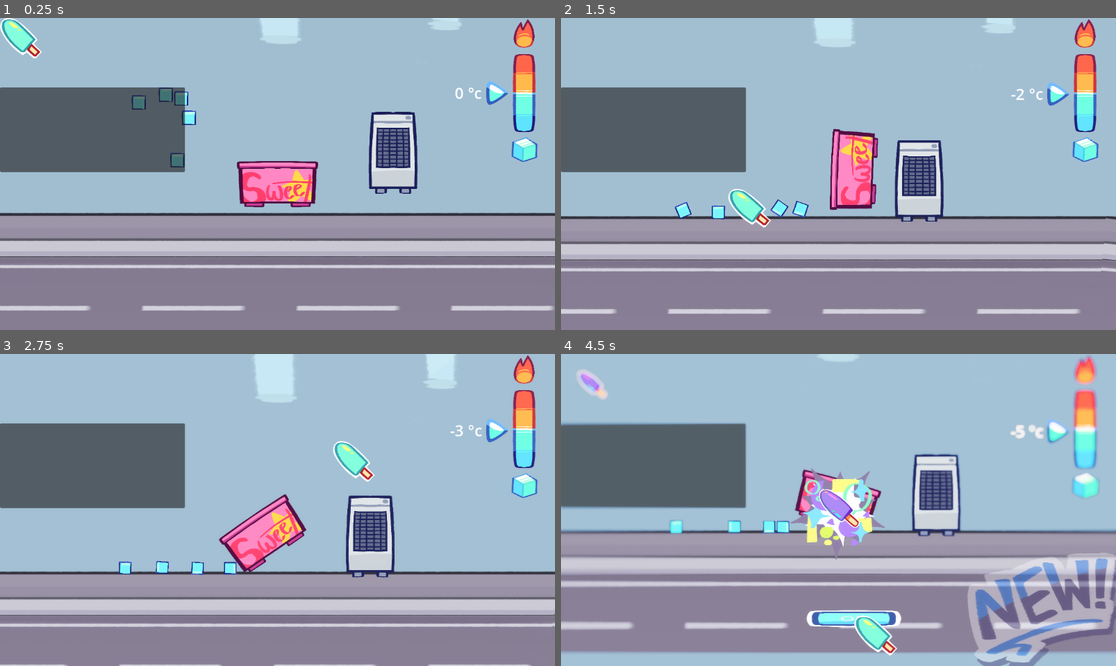
Above: before the commit, frames 1-4 (two rows, left to right).
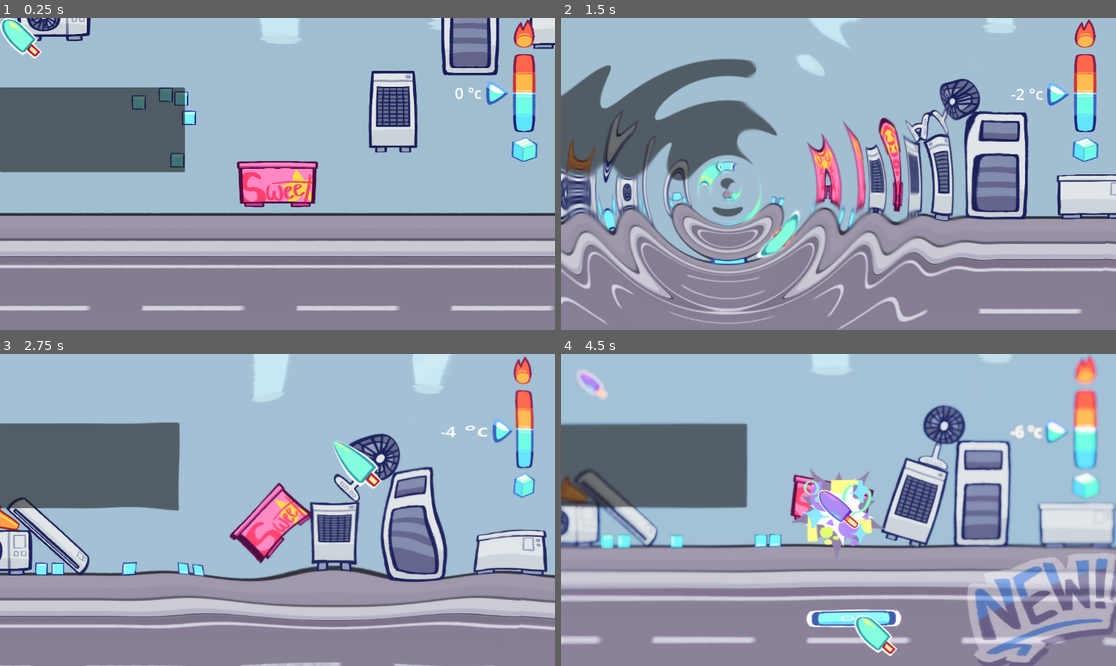
Above: after the commit, the same moments.

Repository: GuyShinto/MagicIceCreamSummer2024
Game: Godot game, scene res://scenes/map.tscn
The game is run twice, just before and just after one commit, with the same random seed, the same clock (stepped at 60 frames per second) and the same inputs.
Inputs (mouse positions are in pixels of both pictures, inside the frame that each line leads up to):
- Up to frame 1 (0.25 s): no input
- Up to frame 2 (1.5 s): tap Enter at 0.5 s; move the mouse to (960, 158) at 0.52 s; press the mouse at (960, 158) at 0.53 s; hold D (right) 0.53-1.28 s; move the mouse to (727, 189) at 1.27 s; release the mouse at (727, 189) at 1.28 s; hold A (left) from 1.28 s (still down); click (727, 189) at 1.35 s
- Up to frame 3 (2.75 s): move the mouse to (333, 441) at 2.02 s; release A (left) at 2.03 s; hold D (right) from 2.03 s (still down); hold Mouse wheel down (left_wheel) from 2.03 s (still down); click (333, 441) at 2.3 s
- Up to frame 4 (4.5 s): move the mouse to (810, 572) at 2.77 s; release Mouse wheel down (left_wheel) at 2.78 s; right-click (810, 572) at 2.85 s; click (810, 572) at 3.05 s; move the mouse to (1005, 556) at 3.52 s; release D (right) at 3.53 s; hold A (left) 3.53-4.25 s; hold Mouse wheel up (right_wheel) 3.53-4.25 s; click (1005, 556) at 3.8 s; click "OK" at 4.25 s

The runs differ from the first frame. In frame 1, 6.2% of the frame differs, in the area x 3-100%, y 0-57%; in frame 2, 30%; in frame 3, 21%; in frame 4, 33%, in the area x 0-100%, y 0-100%.

Commit message:
9

Diff:
--- a/project.godot
+++ b/project.godot
@@ -19,6 +19,7 @@
 
 Global="*res://scripts/global.gd"
 Postprocess="*res://scenes/postprocess.tscn"
+Effects="*res://scenes/effects.tscn"
 
 [input]
 
--- /dev/null
+++ b/scenes/components/wet.tscn
@@ -0,0 +1,6 @@
+[gd_scene load_steps=2 format=3 uid="uid://bp85tna1yoxlo"]
+
+[ext_resource type="Script" path="res://scripts/wet.gd" id="1_5fddg"]
+
+[node name="wet" type="Marker2D"]
+script = ExtResource("1_5fddg")
--- /dev/null
+++ b/scenes/effects.tscn
@@ -0,0 +1,32 @@
+[gd_scene load_steps=4 format=3 uid="uid://bn4pmf4261f6f"]
+
+[ext_resource type="Script" path="res://scripts/effects.gd" id="1_x07lh"]
+[ext_resource type="Shader" path="res://shaders/ripple.gdshader" id="2_avbm3"]
+
+[sub_resource type="ShaderMaterial" id="ShaderMaterial_u8tut"]
+shader = ExtResource("2_avbm3")
+shader_parameter/timescale = 0.5
+shader_parameter/power = 2.0
+shader_parameter/time = 0.0
+shader_parameter/fade = 0.0
+shader_parameter/local = null
+
+[node name="effects" type="CanvasLayer"]
+layer = 10
+script = ExtResource("1_x07lh")
+
+[node name="screen" type="ColorRect" parent="."]
+process_mode = 3
+material = SubResource("ShaderMaterial_u8tut")
+anchors_preset = 8
+anchor_left = 0.5
+anchor_top = 0.5
+anchor_right = 0.5
+anchor_bottom = 0.5
+offset_left = -1172.0
+offset_top = -782.0
+offset_right = 1172.0
+offset_bottom = 782.0
+grow_horizontal = 2
+grow_vertical = 2
+mouse_filter = 2
--- a/scenes/map.tscn
+++ b/scenes/map.tscn
@@ -7,9 +7,15 @@
 [ext_resource type="Script" path="res://scripts/player.gd" id="4_i4hf1"]
 [ext_resource type="PackedScene" uid="uid://d0oi5rtre11ta" path="res://scenes/objects/cooly.tscn" id="4_vhmns"]
 [ext_resource type="PackedScene" uid="uid://erup7tk34o2n" path="res://scenes/ui.tscn" id="4_ytiwv"]
+[ext_resource type="PackedScene" uid="uid://d3pnps10m85uf" path="res://scenes/objects/vibe.tscn" id="5_jc3pp"]
 [ext_resource type="Texture2D" uid="uid://bctqsbb2cstwy" path="res://artwork/player_shell.png" id="5_nqpcx"]
+[ext_resource type="PackedScene" uid="uid://bah7dxaijttc2" path="res://scenes/objects/fridge.tscn" id="6_t0a4k"]
+[ext_resource type="PackedScene" uid="uid://cevnly25jko6q" path="res://scenes/objects/freeze.tscn" id="7_rh7mv"]
+[ext_resource type="PackedScene" uid="uid://c4h0n5vu6g1xl" path="res://scenes/objects/cone.tscn" id="8_2iofa"]
 [ext_resource type="Texture2D" uid="uid://dd5vqs2e5cc2y" path="res://artwork/background_parallax2.png" id="9_b60b1"]
+[ext_resource type="PackedScene" uid="uid://by2hv8lkjqboj" path="res://scenes/objects/fan.tscn" id="9_f4w5i"]
 [ext_resource type="Texture2D" uid="uid://bc1n8xxrfhku7" path="res://artwork/background_parallax1.png" id="9_sh8ua"]
+[ext_resource type="PackedScene" uid="uid://oid37qewiy1t" path="res://scenes/objects/air.tscn" id="10_5mtvr"]
 [ext_resource type="Texture2D" uid="uid://duiqwbvqup48v" path="res://artwork/background_parallax_lower.png" id="10_h54iy"]
 [ext_resource type="Script" path="res://scripts/mouse_local.gd" id="12_ou6y3"]
 
@@ -91,6 +97,24 @@
 [node name="cooly" parent="objects" instance=ExtResource("4_vhmns")]
 position = Vector2(240, -64)
 
+[node name="vibe" parent="objects" instance=ExtResource("5_jc3pp")]
+position = Vector2(-464, -296)
+
+[node name="fridge" parent="objects" instance=ExtResource("6_t0a4k")]
+position = Vector2(400, -224)
+
+[node name="freeze" parent="objects" instance=ExtResource("7_rh7mv")]
+position = Vector2(600, -280)
+
+[node name="cone" parent="objects" instance=ExtResource("8_2iofa")]
+position = Vector2(-504, -424)
+
+[node name="fan" parent="objects" instance=ExtResource("9_f4w5i")]
+position = Vector2(240, -360)
+
+[node name="air" parent="objects" instance=ExtResource("10_5mtvr")]
+position = Vector2(-368, -464)
+
 [node name="players" type="Node2D" parent="."]
 
 [node name="player" type="RigidBody2D" parent="players" groups=["player"]]
--- /dev/null
+++ b/scenes/objects/air.tscn
@@ -0,0 +1,16 @@
+[gd_scene load_steps=2 format=3 uid="uid://oid37qewiy1t"]
+
+[ext_resource type="Texture2D" uid="uid://c2iux1pijbcyr" path="res://artwork/air_off.png" id="1_h8k66"]
+
+[node name="air" type="RigidBody2D"]
+mass = 10.0
+
+[node name="icon" type="Sprite2D" parent="."]
+position = Vector2(0, -22)
+scale = Vector2(0.172527, 0.129516)
+texture = ExtResource("1_h8k66")
+
+[node name="CollisionPolygon2D" type="CollisionPolygon2D" parent="."]
+position = Vector2(0, -22)
+scale = Vector2(0.172527, 0.129516)
+polygon = PackedVector2Array(526, -163.9, 526, -157.2, 563, -120.1, 563, -116.4, 594, -50.2, 594, -47.5, 613.4, 103, 609.5, 103, 598.5, 171, -601, 171, -601, 160, -609.6, 8, -605.2, 8, -562.2, -123, -558.3, -123, -519.3, -164, -509.5, -164, -417, -168.5, -417, -170.1)
--- /dev/null
+++ b/scenes/objects/cone.tscn
@@ -0,0 +1,16 @@
+[gd_scene load_steps=2 format=3 uid="uid://c4h0n5vu6g1xl"]
+
+[ext_resource type="Texture2D" uid="uid://boc6ds0318sjo" path="res://artwork/cone.png" id="1_sqldb"]
+
+[node name="cone" type="RigidBody2D"]
+mass = 10.0
+
+[node name="icon" type="Sprite2D" parent="."]
+position = Vector2(0, -30)
+scale = Vector2(0.065, 0.065)
+texture = ExtResource("1_sqldb")
+
+[node name="CollisionPolygon2D" type="CollisionPolygon2D" parent="."]
+position = Vector2(0, -30)
+scale = Vector2(0.065, 0.065)
+polygon = PackedVector2Array(114, -442.3, 114, -431.7, 202, -167.6, 202, -166.2, 302.3, 300.8, 419, 315.2, 419, 323.8, 436.4, 404, 429.4, 404, 408.4, 450, 398.9, 450, 299.5, 459, -308, 459, -308, 456.8, -426, 441.8, -426, 425.7, -436, 371, -430.9, 371, -418, 314, -405.9, 314, -302.3, 293.6, -171, -287, -169, -287, -110.9, -442, -104.4, -442, -72, -451.5, -72, -455.7)
--- a/scenes/objects/cooly.tscn
+++ b/scenes/objects/cooly.tscn
@@ -8,19 +8,19 @@
 friction = 0.8
 bounce = 0.1
 
-[sub_resource type="RectangleShape2D" id="RectangleShape2D_caupk"]
-size = Vector2(96, 160)
-
 [node name="cooly" type="RigidBody2D"]
 mass = 20.0
 physics_material_override = SubResource("PhysicsMaterial_jdq4d")
 
 [node name="icon" type="Sprite2D" parent="."]
+position = Vector2(0, -85.321)
 scale = Vector2(0.15, 0.15)
 texture = ExtResource("1_sopbi")
 
-[node name="collision" type="CollisionShape2D" parent="."]
-shape = SubResource("RectangleShape2D_caupk")
+[node name="CollisionPolygon2D" type="CollisionPolygon2D" parent="."]
+position = Vector2(0, -85.321)
+scale = Vector2(0.15, 0.15)
+polygon = PackedVector2Array(300, -558.4, 300, -546.5, 335, -50.9, 335, -49.5, 338, 283.5, 336.9, 283.5, 333.9, 496.5, 324, 496.5, 251.5, 503.7, 247.4, 568.5, 232.8, 568.5, 90, 564.2, 90, 554.8, 74.5, 500.5, 71, 500.5, -50.1, 499.6, -81, 503.4, -91.6, 564.5, -108.6, 564.5, -244, 569.9, -244, 558.9, -250.9, 504.1, -332, 498.9, -332, 487.5, -336, -29.5, -334.4, -29.5, -301.4, -545.5, -297, -545.5, -289, -560.5, -257.3, -560.5, -165, -563.2, -165, -564.6)
 
 [node name="electrical" parent="." instance=ExtResource("2_q3yib")]
 
--- /dev/null
+++ b/scenes/objects/fan.tscn
@@ -0,0 +1,16 @@
+[gd_scene load_steps=2 format=3 uid="uid://by2hv8lkjqboj"]
+
+[ext_resource type="Texture2D" uid="uid://b7y2jsp48e8d4" path="res://artwork/fan_off.png" id="1_od67x"]
+
+[node name="fan" type="RigidBody2D"]
+mass = 10.0
+
+[node name="icon" type="Sprite2D" parent="."]
+position = Vector2(0, -64)
+scale = Vector2(0.13, 0.13)
+texture = ExtResource("1_od67x")
+
+[node name="CollisionPolygon2D" type="CollisionPolygon2D" parent="."]
+position = Vector2(0, -64)
+scale = Vector2(0.13, 0.13)
+polygon = PackedVector2Array(134, -467.1, 134, -463.1, 226, -407.1, 226, -402.6, 304, -293.7, 304, -285.2, 327, -157.5, 322.1, -157.5, 299.1, -50.5, 295.3, -50.5, 237.4, 37.5, 233.1, 37.5, 169.1, 81.5, 163.7, 81.5, 47, 120.7, 47, 124.5, 52.8, 343.8, 192, 388.2, 192, 392.2, 233, 432.3, 233, 444.2, 227.7, 482.5, 218.1, 482.5, -224, 487.6, -224, 477.4, -235.6, 427.5, -226.6, 427.5, -196.6, 392.5, -191.7, 392.5, -51.9, 342.4, -47.2, 121, -180, 76.7, -180, 73.5, -260, 12.5, -260, 8, -313, -94.1, -313, -102.5, -321.6, -244.5, -317, -244.5, -282.9, -335.5, -279.9, -335.5, -219.9, -413.5, -215.9, -413.5, -134.9, -465.5, -129, -465.5, -28, -486.6, -28, -491.1)
--- /dev/null
+++ b/scenes/objects/freeze.tscn
@@ -0,0 +1,16 @@
+[gd_scene load_steps=2 format=3 uid="uid://cevnly25jko6q"]
+
+[ext_resource type="Texture2D" uid="uid://xuy85shv03et" path="res://artwork/freeze_off.png" id="1_tlq8h"]
+
+[node name="freeze" type="RigidBody2D"]
+mass = 10.0
+
+[node name="icon" type="Sprite2D" parent="."]
+position = Vector2(0, -46)
+scale = Vector2(0.13, 0.13)
+texture = ExtResource("1_tlq8h")
+
+[node name="CollisionPolygon2D" type="CollisionPolygon2D" parent="."]
+position = Vector2(0, -46)
+scale = Vector2(0.13, 0.13)
+polygon = PackedVector2Array(599, -341.8, 599, -331, 610.3, -241, 601.7, -241, 586, -227.4, 589, 295, 578.6, 295, 535.5, 300.8, 531.3, 359, 499.9, 359, 207, 354.9, 207, 342.3, 195.9, 293, -195.7, 293, -208.9, 355, -270.8, 355, -532, 359.2, -532, 344.8, -535.4, 301, -589, 293.7, -589, 282, -586, -226.5, -609, -245.3, -609, -251.4, -601.1, -339, -591.3, -339, -125, -354.7, -125, -356.2)
--- /dev/null
+++ b/scenes/objects/fridge.tscn
@@ -0,0 +1,16 @@
+[gd_scene load_steps=2 format=3 uid="uid://bah7dxaijttc2"]
+
+[ext_resource type="Texture2D" uid="uid://durikec5datkt" path="res://artwork/fridge_empty.png" id="1_5y5te"]
+
+[node name="fridge" type="RigidBody2D"]
+mass = 10.0
+
+[node name="icon" type="Sprite2D" parent="."]
+position = Vector2(1.90735e-06, -112)
+scale = Vector2(0.184403, 0.184403)
+texture = ExtResource("1_5y5te")
+
+[node name="CollisionPolygon2D" type="CollisionPolygon2D" parent="."]
+position = Vector2(1.90735e-06, -112)
+scale = Vector2(0.184403, 0.184403)
+polygon = PackedVector2Array(300, -598.9, 300, -587.9, 319, -505.1, 319, -503, 326, -321.2, 326, -319, 328, 251, 326.7, 251, 318.7, 514, 315.9, 514, 296, 601, 276, 601, -300, 599, -300, 588.1, -317, 526.3, -317, 524, -328, 241.2, -328, 239.9, -318.9, -514, -316.1, -514, -298.1, -599, -289.2, -599, -252, -603, -252, -605.1)
--- /dev/null
+++ b/scenes/objects/vibe.tscn
@@ -0,0 +1,16 @@
+[gd_scene load_steps=2 format=3 uid="uid://d3pnps10m85uf"]
+
+[ext_resource type="Texture2D" uid="uid://we5ltt65q2op" path="res://artwork/vibe_off.png" id="1_t3xpj"]
+
+[node name="vibe" type="RigidBody2D"]
+mass = 10.0
+
+[node name="icon" type="Sprite2D" parent="."]
+position = Vector2(0, -48)
+scale = Vector2(0.13, 0.13)
+texture = ExtResource("1_t3xpj")
+
+[node name="CollisionPolygon2D" type="CollisionPolygon2D" parent="."]
+position = Vector2(0, -48)
+scale = Vector2(0.13, 0.13)
+polygon = PackedVector2Array(551, -347.3, 551, -338.2, 580, -257.2, 580, -240.5, 588.5, -49.5, 586.6, -49.5, 573.6, 276.5, 563.9, 276.5, 459.7, 296.8, 456.5, 362.5, 444.3, 362.5, 211, 369.8, 211, 365.9, 198, 361.9, 198, 352.1, 183.5, 303.5, 159, 303.5, -63, 302.5, -63, 303.4, -189.8, 304.4, -215.2, 369.5, -223.1, 369.5, -454, 364.3, -454, 353.5, -460.1, 298.2, -576, 273.6, -576, 262.5, -590.4, -80.5, -588.3, -80.5, -570.3, -320.5, -565, -320.5, -544, -348.5, -531.4, -348.5, -264, -359.1, -264, -360.7)
--- a/scripts/cursor.gd
+++ b/scripts/cursor.gd
@@ -64,7 +64,7 @@
 	if event is InputEventMouseButton:
 		if Input.is_action_just_pressed("left_click"):
 			_click()
-			_spell()
+			_spell3()
 		elif Input.is_action_just_pressed("right_click"):
 			_click()
 			Global.rewards._show(randi_range(1,7))
@@ -87,6 +87,10 @@
 		if ice.has_node("melt"):
 			ice.get_node("melt")._on_timeout()
 
+func _spell3():
+	if not get_tree().paused:
+		Effects.SetRipple(get_global_mouse_position())
+
 func SetSize(alpha:Vector2):
 	self.scale = alpha
 
--- /dev/null
+++ b/scripts/effects.gd
@@ -0,0 +1,12 @@
+extends CanvasLayer
+
+@onready var screen :ShaderMaterial = $"screen".material
+
+func SetRipple(_value):
+	screen.set_shader_parameter("local", _value)
+	var tween = create_tween()
+	tween.tween_method(SetFade, 0.0, 1.0, 1.0).set_trans(Tween.TRANS_SINE).set_ease(Tween.EASE_OUT)
+
+func SetFade(alpha:float):
+	screen.set_shader_parameter("time", alpha)
+	screen.set_shader_parameter("fade", 1.-alpha)
--- /dev/null
+++ b/scripts/wet.gd
@@ -0,0 +1 @@
+extends Node
--- /dev/null
+++ b/shaders/ripple.gdshader
@@ -0,0 +1,33 @@
+shader_type canvas_item;
+
+uniform float timescale = 1.0;
+uniform float power = 2.0;
+uniform float time = 0.0;
+uniform float fade = 0.0;
+uniform vec2 local;
+
+uniform sampler2D screen_texture : hint_screen_texture;
+
+float create_ripple(vec2 coord, vec2 ripple_coord, float scale, float radius, float range, float height) {
+	float dist = distance(coord, ripple_coord);
+    return sin(dist / scale) * height * smoothstep(dist - range, dist + range, radius);
+}
+
+vec2 get_normals(vec2 coord, vec2 ripple_coord, float scale, float radius, float range, float height) {
+    return vec2(
+        create_ripple(coord + vec2(1.0, 0.0), ripple_coord, scale, radius, range, height) -
+        create_ripple(coord - vec2(1.0, 0.0), ripple_coord, scale, radius, range, height),
+        create_ripple(coord + vec2(0.0, 1.0), ripple_coord, scale, radius, range, height) -
+        create_ripple(coord - vec2(0.0, 1.0), ripple_coord, scale, radius, range, height)
+    ) * 0.5;
+}
+
+void fragment() {
+	vec2 iResolution = 1.0 / SCREEN_PIXEL_SIZE;
+	vec2 ps = vec2(1.0) / iResolution.xy;
+    vec2 uv = FRAGCOORD.xy * ps;
+    float t = fract((time+0.1) * timescale);
+    vec2 center = local;
+    vec2 normals = get_normals(FRAGCOORD.xy, center, t * 100.0 + 1.0, 200.0 * power, 200.0, 2000.0);
+    COLOR = texture(screen_texture, mix(uv,uv + normals * ps,fade));
+}
--- /dev/null
+++ b/shaders/wet.gdshader
@@ -0,0 +1,7 @@
+shader_type canvas_item;
+
+uniform sampler2D mask;
+
+void fragment() {
+	COLOR = texture(TEXTURE,UV) * texture(mask,UV).a;
+}
Not shown: 1 places in scenes/map.tscn that only renumber resources
Not shown: 1 places in scenes/objects/cooly.tscn that only renumber resources
